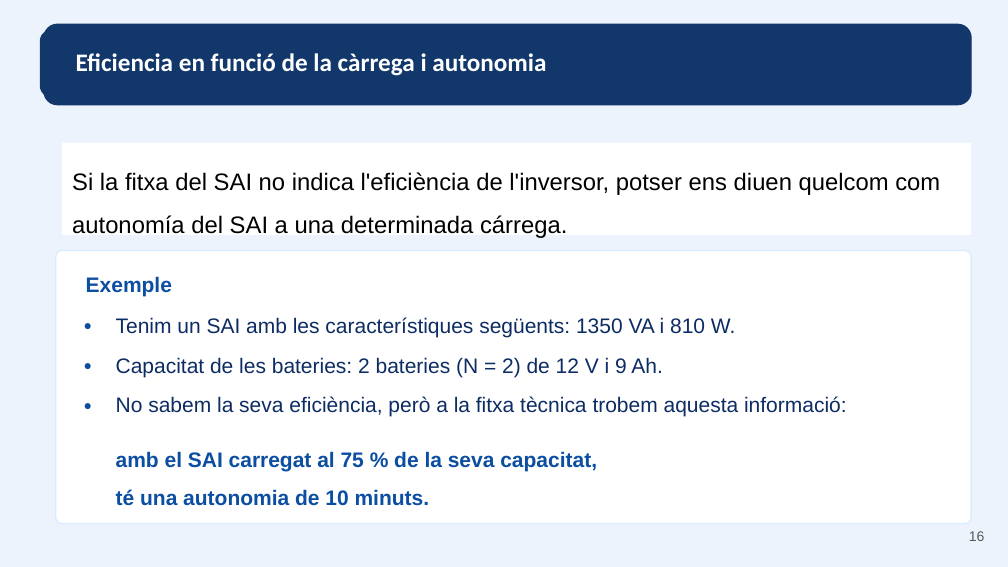
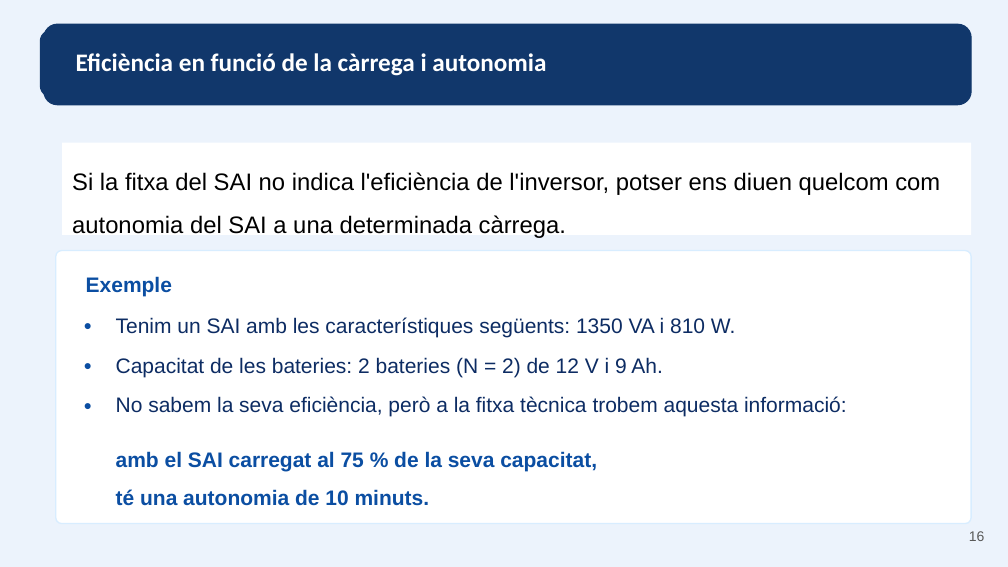
Before and after one commit to ejgutierrez74/smx-seguretat-informatica, a slide deck: slide 16 of materials-ra1/part-iii.pptx. Drawn at 1008x567 pixels with LibreOffice and Linux fonts; fonts in the diff are those of the drawing. Boxes give left, top, right and bottom in pixels: in the first picture for what was removed or moved away, otherwise in the second. Text is boxed around its words. In the diff, an @@ line names an element or a change of style, - is before the commit and + after.

```diff
--- a/materials-ra1/part-iii.pptx
+++ b/materials-ra1/part-iii.pptx
@@ rounded rectangle at box(43, 24, 971, 105): outline #11376B 0.74 pt to #11376B 0.75 pt @@
@@ rounded rectangle at box(40, 30, 968, 97): outline #11376B 0.74 pt to #11376B 0.75 pt @@
@@ text at box(76, 53, 546, 76): text changed @@
-Eficiencia en funció de la càrrega i autonomia
+Eficiència en funció de la càrrega i autonomia
@@ text in rectangle at box(72, 172, 940, 238): text changed @@
-Si la fitxa del SAI no indica l'eficiència de l'inversor, potser ens diuen quelcom com autonomía del SAI a una determinada cárrega.
+Si la fitxa del SAI no indica l'eficiència de l'inversor, potser ens diuen quelcom com autonomia del SAI a una determinada càrrega.
```
Also in this commit, not shown: 58 other slides changed, 2 slides added, 16 other files.
